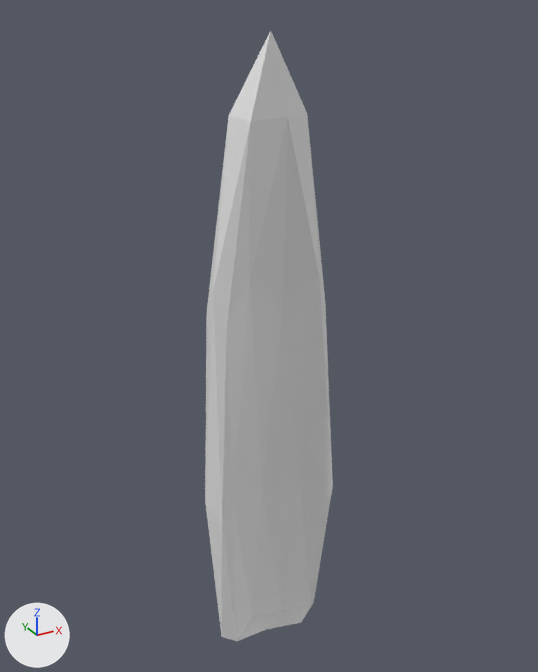
Renders of the Blender file Assets/02_Student Folders/ChikaOpdam_Assets/Prefabs/Objects/BunnyEar.blend from each side of a commit.
Camera for both pictures: a 50 mm lens placed at (-4.6, -8.31, 8.81), pointed at (0.22, 0.45, 4.43). Arrows for +X, +Y and +Z are at lower left; the lights stay in place.

Names of what the first picture shows: 'Ear'.
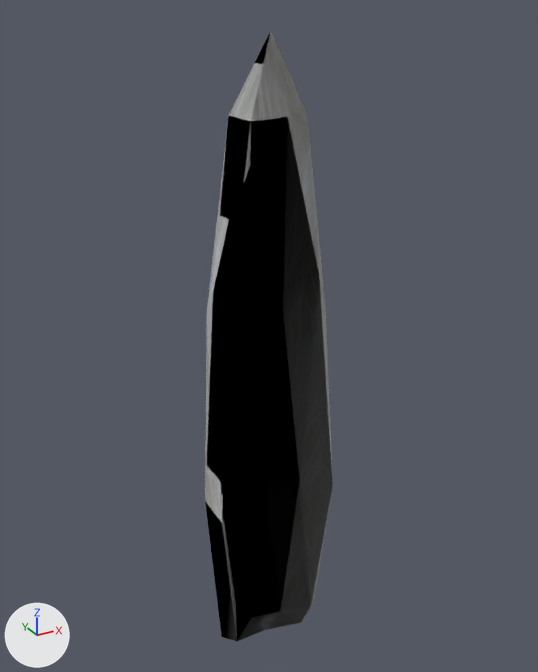
Boxes (x1, y1, x2, y2) around the edits, measured in the pictures (538 x 672 px):
```json
{"object": "Ear", "change": "recoloured", "before": [205, 31, 333, 641], "after": [205, 31, 333, 641], "on screen": "grey to black"}
```

Edits to the scene script, one JSON object a line:
```json
{"op": "add", "block": "img_fur_jpg_001", "code": ["img_fur_jpg_001 = load_image('fur.jpg.001', 'fur.jpg', 450, 450, 'sRGB')"]}
{"op": "add", "block": "mat_bunnyear", "code": ["mat_bunnyear = bpy.data.materials.new('BunnyEar')", "# uses the picture img_fur_jpg_001"]}
{"block": "me_icosphere_002", "where": "me_icosphere_002.from_pydata(...)  # 42 vertices, 80 faces; spans x -0.95..0.95, y -0.28..1.0, z -0.55..8.58"}
{"op": "add", "block": "me_icosphere_002", "code": "me_icosphere_002.materials.append(mat_bunnyear)"}
```
